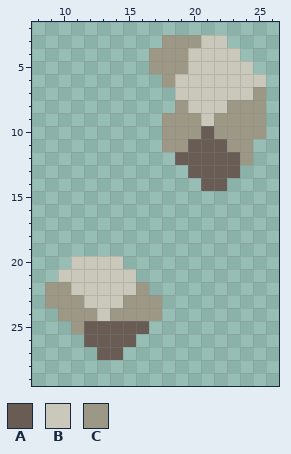
Pixel-art sprite, stored at sprites/blocks/environment/ore-venerium2.png. The picture above was drawn from the file before the commit.
The file is 32x32 pixels. Shown: x 8..26, y 2..29.
Palette (. is transparent): A #685c55  B #c9c8bb  C #9d9785
Pixels before, first column x 9:
 3 .........CCCBB...
 4 ........CCCBBBB..
 5 ........CCCBBBBB.
 6 .........CBBBBBBB
 7 ..........BBBBBBC
 8 ..........CBBBCCC
 9 .........CCCBCCCC
10 .........CCCACCCC
11 .........CCAAACC.
12 ..........AAAAAC.
13 ...........AAAA..
14 ............AA...
15 .................
16 .................
17 .................
18 .................
19 .................
20 ..BBBB...........
21 .BBBBBB..........
22 CCBBBBBC.........
23 CCCBBBCCC........
24 .CCCBCCCC........
25 ..CAAAAA.........
26 ...AAAA..........
27 ....AA...........
Now the later version:
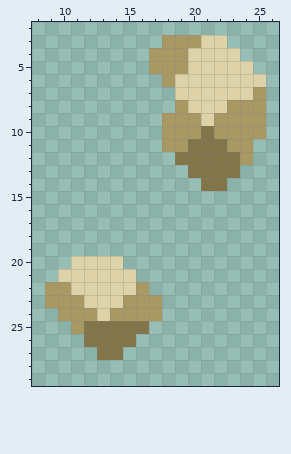
Change:
Colour A changes from #685c55 to #82754a.
Colour B changes from #c9c8bb to #ded2a8.
Colour C changes from #9d9785 to #a89963.
Changed places in both pictures, as pixel boxes (x1, y1, x2, y2):
changed: (149, 35, 266, 191)
changed: (45, 256, 162, 360)
